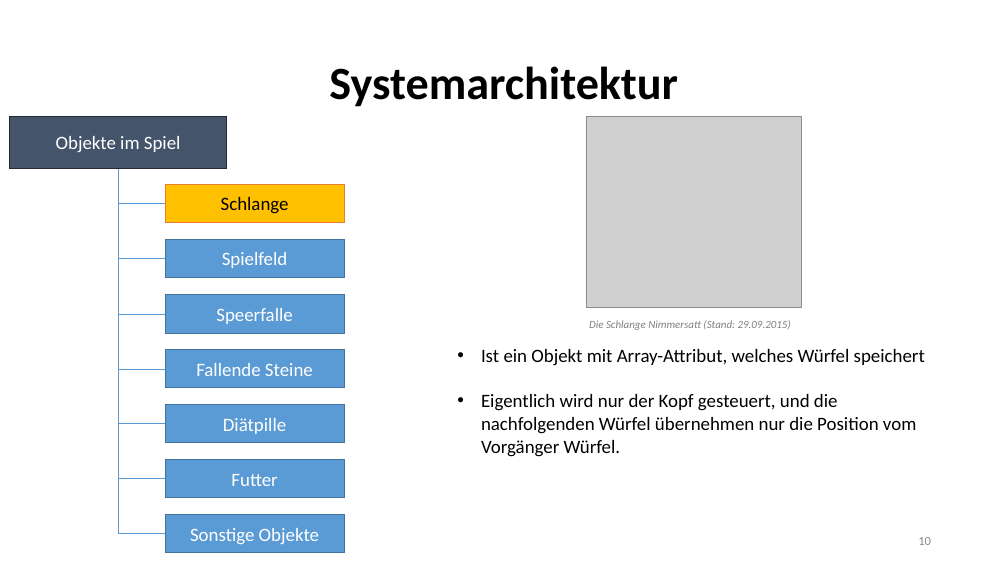
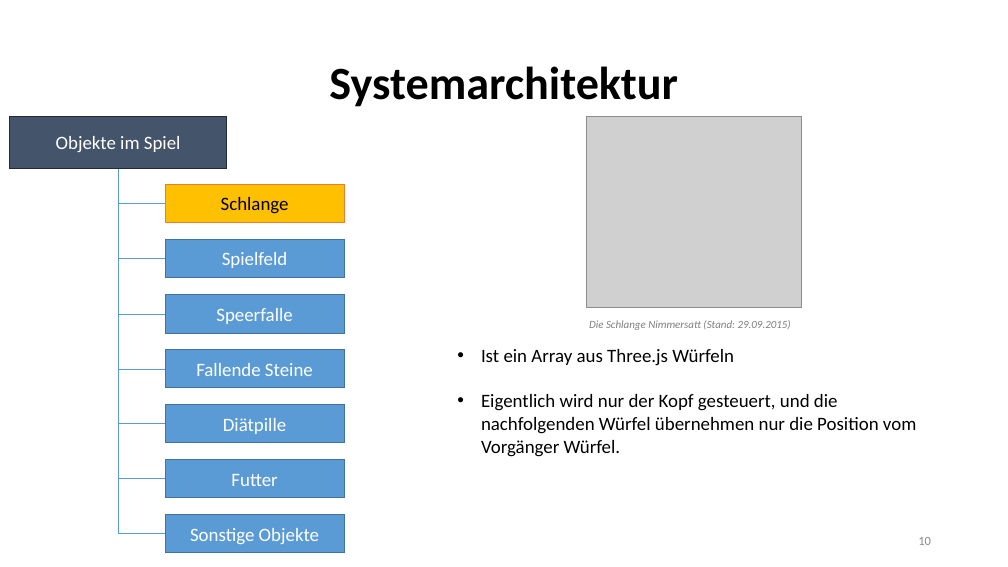
Before and after one commit to RamoramaInteractive/GDV-Projekt, a slide deck: slide 10 of FinalePräsentation.pptx. Drawn at 1008x567 pixels with LibreOffice and Linux fonts; fonts in the diff are those of the drawing; grey boxes stand for pictures. Boxes give left, top, right and bottom in pixels: in the first picture for what was removed or moved away, otherwise in the second. Text is boxed around its words. In the diff, an @@ line names an element or a change of style, - is before the commit and + after.

```diff
--- a/FinalePräsentation.pptx
+++ b/FinalePräsentation.pptx
@@ text at box(481, 349, 734, 366): text changed @@
-• Ist ein Objekt mit Array-Attribut, welches Würfel speichert
+• Ist ein Array aus Three.js Würfeln
```
Also in this commit, not shown: 1 other slide changed, 2 other files.
